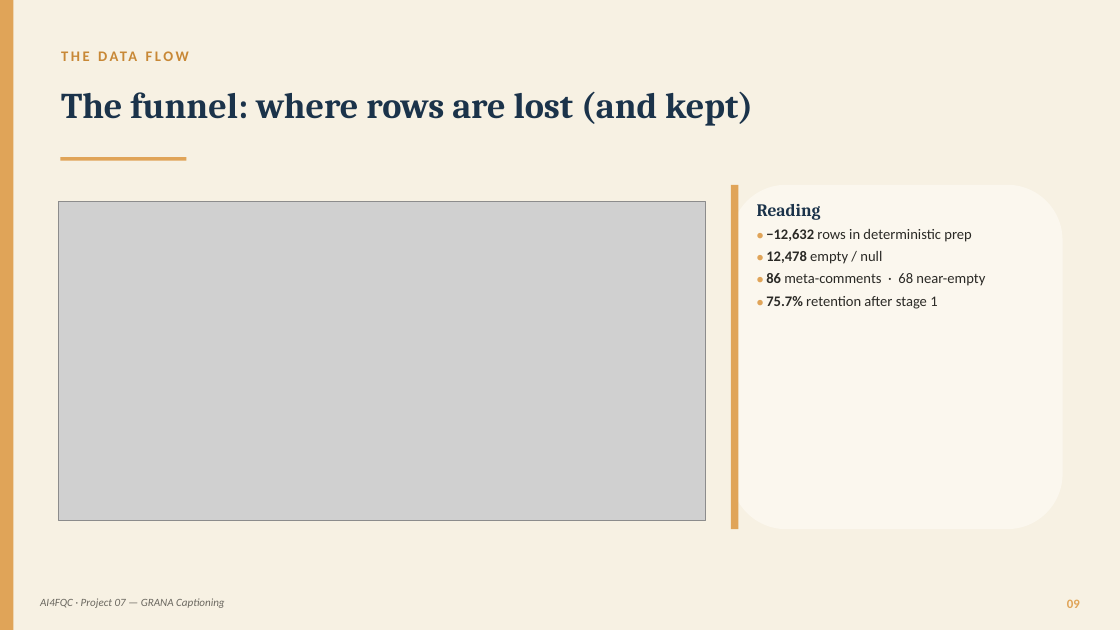
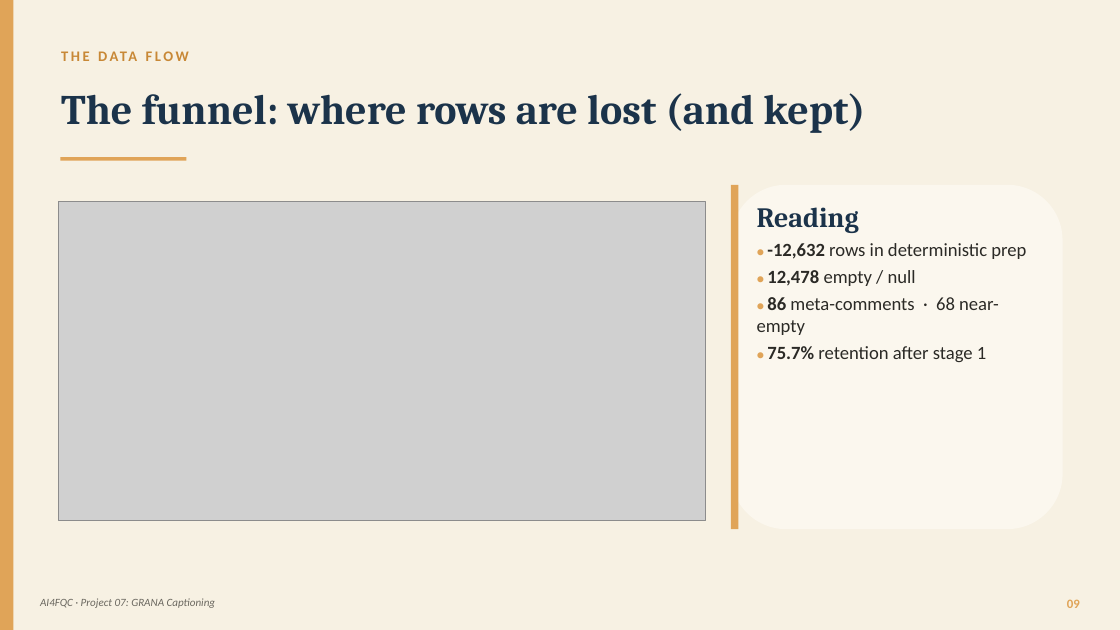
Before and after one commit to panciut/Cheese, a slide deck: slide 9 of presentation/Trentingrana_Captioning_EN.pptx. Drawn at 1120x630 pixels with LibreOffice and Linux fonts; fonts in the diff are those of the drawing; grey boxes stand for pictures. Boxes give left, top, right and bottom in pixels: in the first picture for what was removed or moved away, otherwise in the second. Text is boxed around its words. In the diff, an @@ line names an element or a change of style, - is before the commit and + after.

Commit message:
Remove redundant presentation directory entry from .gitignore and update Trentingrana_Captioning_EN.pptx file

```diff
--- a/presentation/Trentingrana_Captioning_EN.pptx
+++ b/presentation/Trentingrana_Captioning_EN.pptx
@@ text "The funnel: where rows are ..." at (61,93,865,133): size 31 to 36 pt @@
@@ text at (757,207,999,362): size 15 to 24 pt in "Reading"; size 10 to 11 pt in "●", "●", "●"; size 12.5 to 16 pt in "12,478 empty / null", "86 meta-comments · 68 near-empty", "75.7% retention after stage 1" @@
@@ text at (767,243,1026,259): text changed; size 12.5 to 16 pt @@
-● −12,632 rows in deterministic prep
+● -12,632 rows in deterministic prep
@@ text at (40,598,216,608): text changed @@
-AI4FQC · Project 07 — GRANA Captioning
+AI4FQC · Project 07: GRANA Captioning
```
Also in this commit, not shown: 29 other slides changed, 1 other file.
